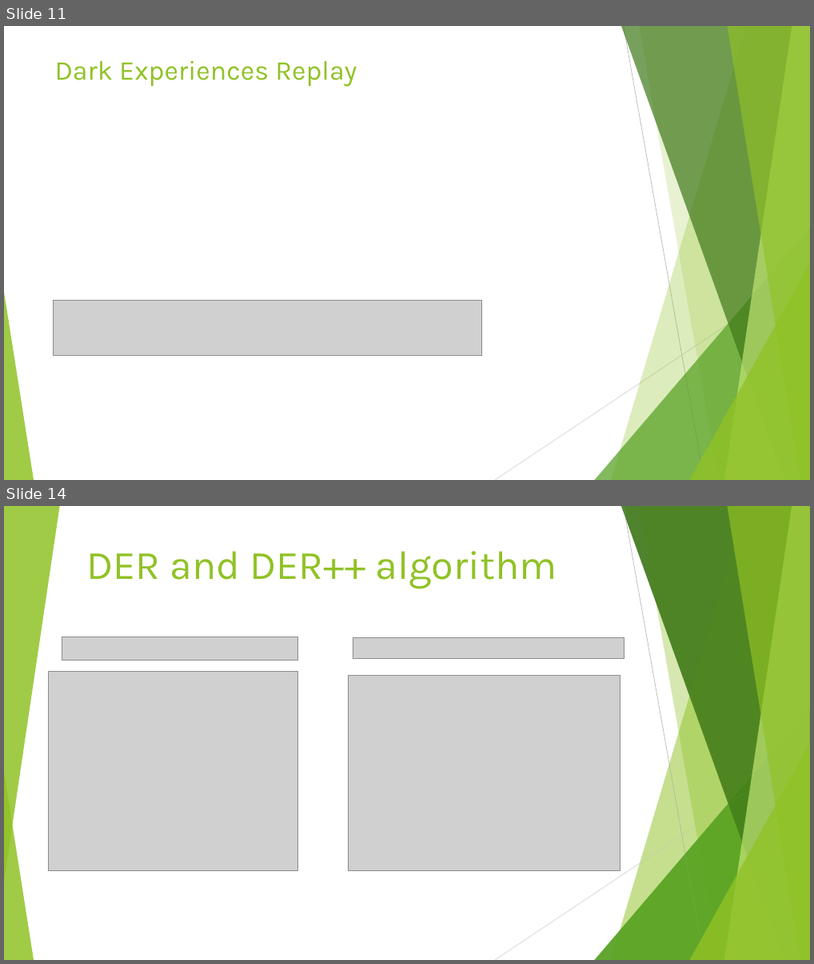
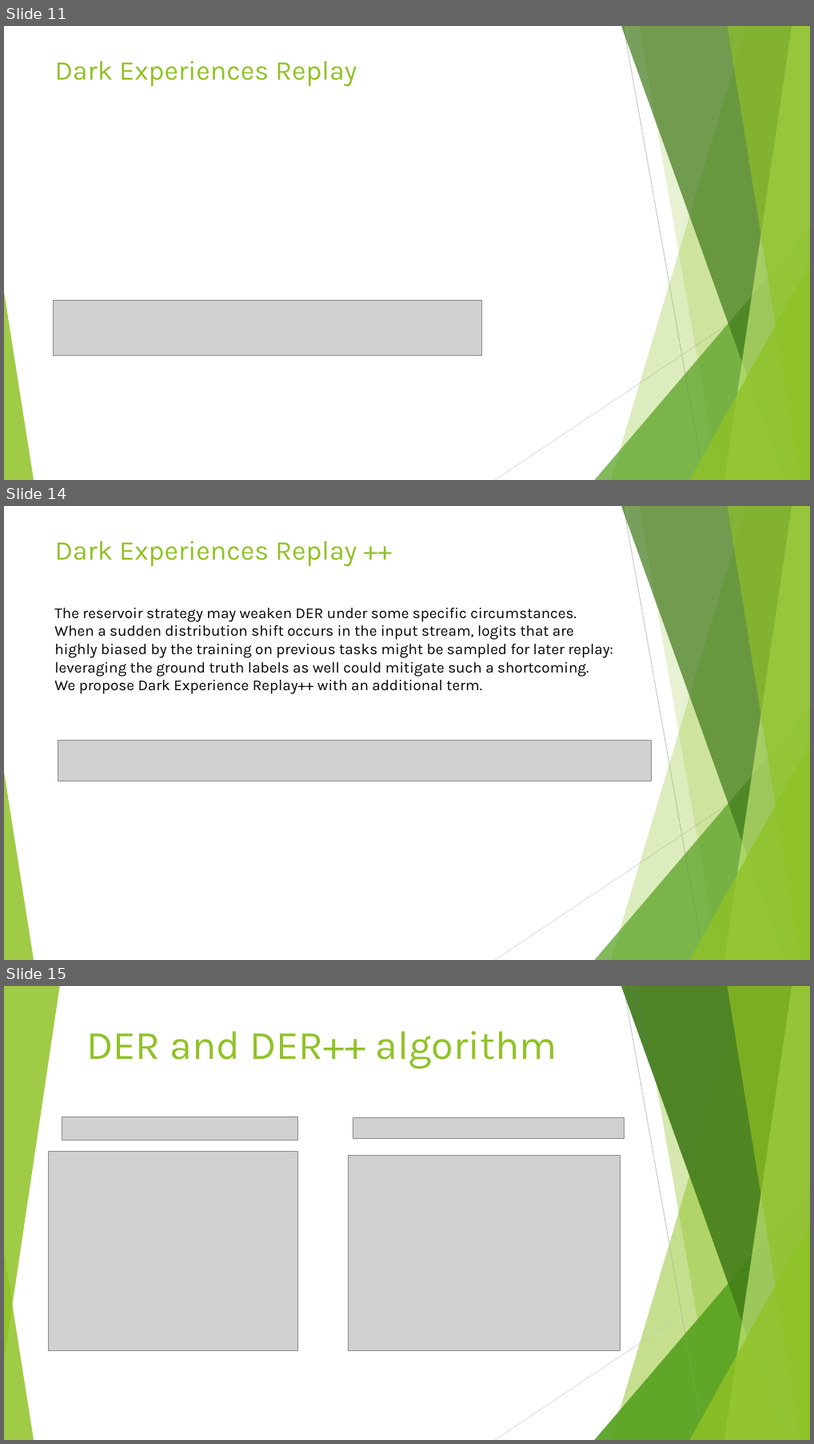
Before and after one commit to AntonioImp/ProjectForCognitiveComputingAndArtificialIntelligence, a slide deck: DER project.pptx. Shown one above the other, each under a label of ours: slides 11 and 14 before the commit, slides 11, 14 and 15 after it; the slides between them are not shown. The pictures are 814x964 and 814x1444 pixels, drawn with LibreOffice and Linux fonts; fonts in the diff are those of the drawing; grey boxes stand for pictures. Boxes give left, top, right and bottom in pixels: in the first picture for what was removed or moved away, otherwise in the second. Text is boxed around its words. In the diff, an @@ line names an element or a change of style, - is before the commit and + after.

```diff
--- a/DER project.pptx
+++ b/DER project.pptx
@@ slide 14 added at bbox=[4, 506, 810, 960], background #FFFFFF; not listed: 10 template elements that a slide beside it also shows @@
@@ title added at bbox=[55, 540, 357, 566], 32.4 pt, text #90C226 @@
+Dark Experiences Replay ++
@@ text added at bbox=[54, 608, 614, 694], 18 pt, text #000000 @@
+The reservoir strategy may weaken DER under some specific circumstances.
+When a sudden distribution shift occurs in the input stream, logits that are highly biased by the training on previous tasks might be sampled for later replay: leveraging the ground truth labels as well could mitigate such a shortcoming.
+We propose Dark Experience Replay++ with an additional term.
@@ picture added at bbox=[58, 740, 652, 780] @@
@@ what was slide 14 is now slide 15 @@
```
Also in this commit, not shown: 6 slides changed, 1 other file.
